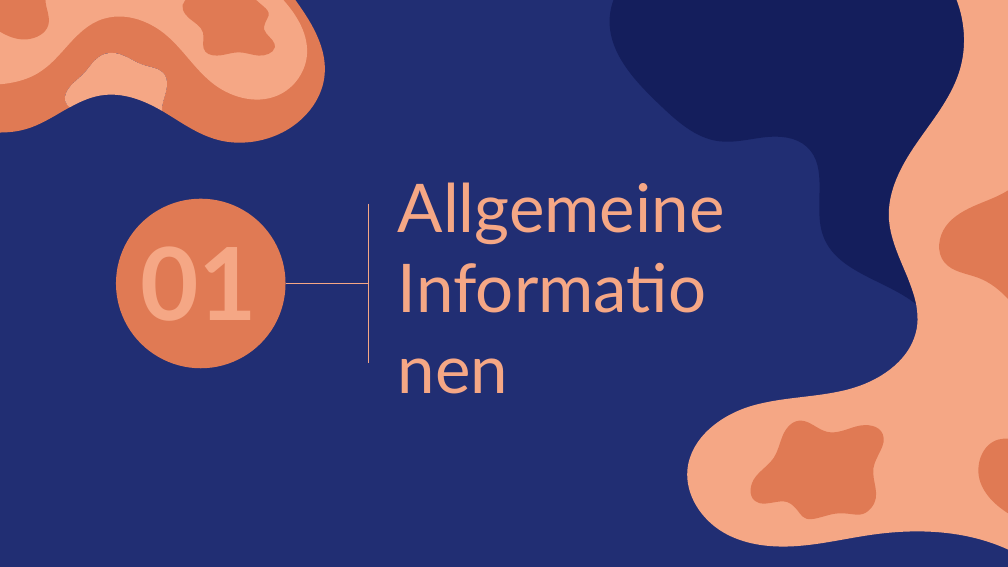
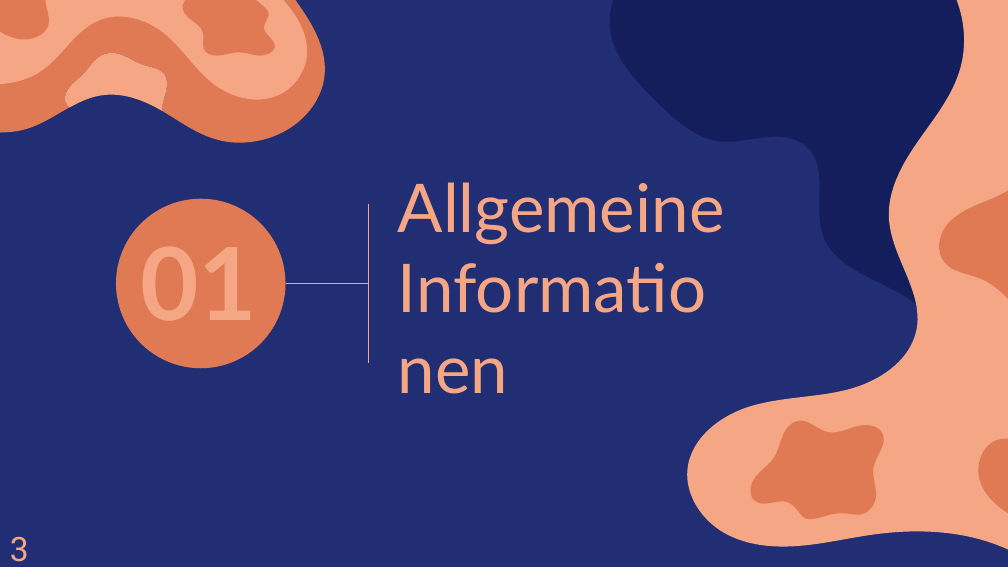
Before and after one commit to amarquard089/Covid19-Hospitalisierungsrate, a slide deck: slide 3 of Praesentation/COVID-19 Hospitalisierungsrate .ppt.pptx. Drawn at 1008x567 pixels with LibreOffice and Linux fonts; fonts in the diff are those of the drawing. Boxes give left, top, right and bottom in pixels: in the first picture for what was removed or moved away, otherwise in the second. Text is boxed around its words. In the diff, an @@ line names an element or a change of style, - is before the commit and + after.

```diff
--- a/Praesentation/COVID-19 Hospitalisierungsrate .ppt.pptx
+++ b/Praesentation/COVID-19 Hospitalisierungsrate .ppt.pptx
@@ text added at [10, 537, 29, 562], 24 pt, text #F5A785 @@
+3
```
Also in this commit, not shown: 21 other slides changed, 1 slide added, 1 slide removed, 1 other file.
